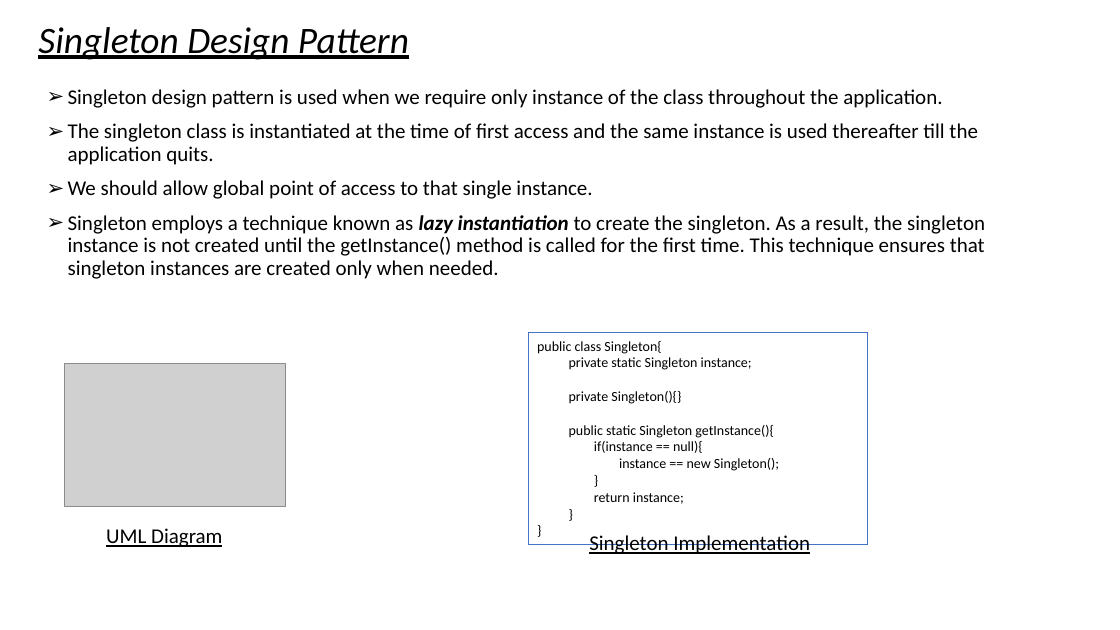
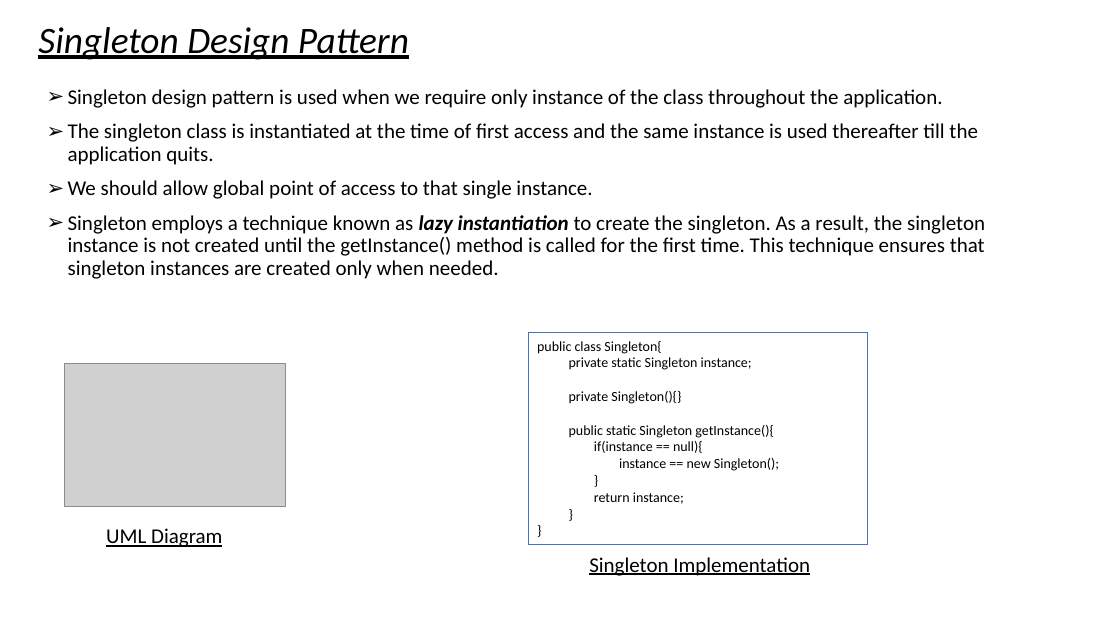
Before and after one commit to prak5192/Learning2019, a slide deck: slide 6 of JavaDesignPattern/Notes/CreationalDesignPattern.pptx. Drawn at 1120x630 pixels with LibreOffice and Linux fonts; fonts in the diff are those of the drawing; grey boxes stand for pictures. Boxes give left, top, right and bottom in pixels: in the first picture for what was removed or moved away, otherwise in the second. Text is boxed around its words. In the diff, an @@ line names an element or a change of style, - is before the commit and + after.

Commit message:
Design pattern interview question

```diff
--- a/JavaDesignPattern/Notes/CreationalDesignPattern.pptx
+++ b/JavaDesignPattern/Notes/CreationalDesignPattern.pptx
@@ text "Singleton Implementation": place and size @@
-text "Singleton Implementation" at (589, 535, 810, 554)
+text "Singleton Implementation" at (589, 557, 810, 576)
```
Also in this commit, not shown: 2 other slides changed, 1 other file.
